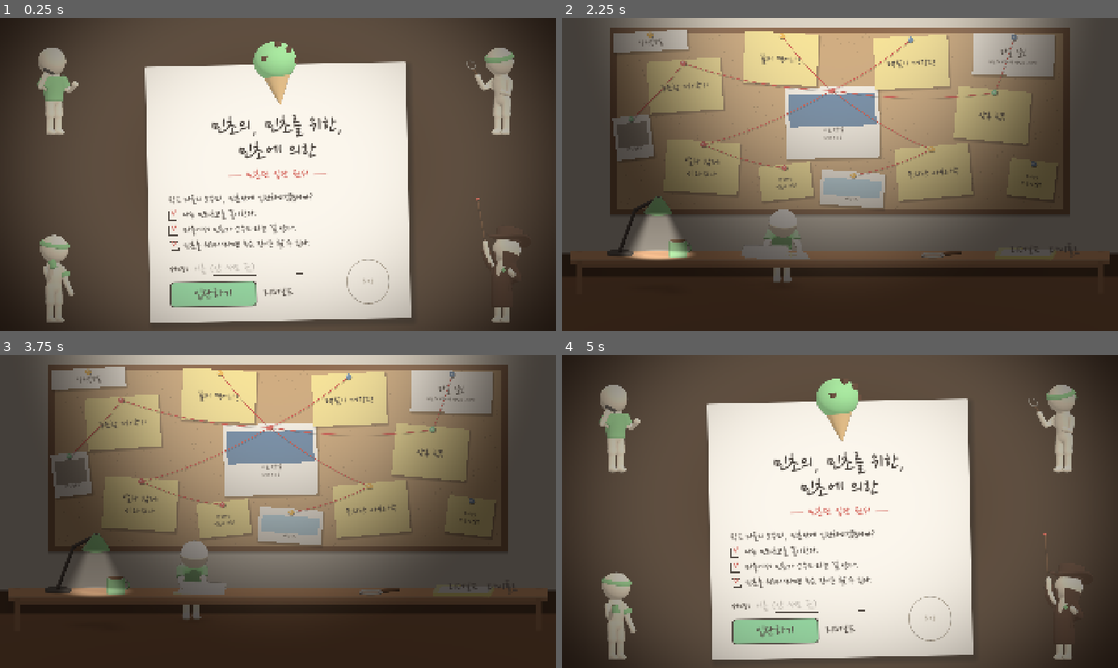
Above: before the commit, frames 1-4 (two rows, left to right).
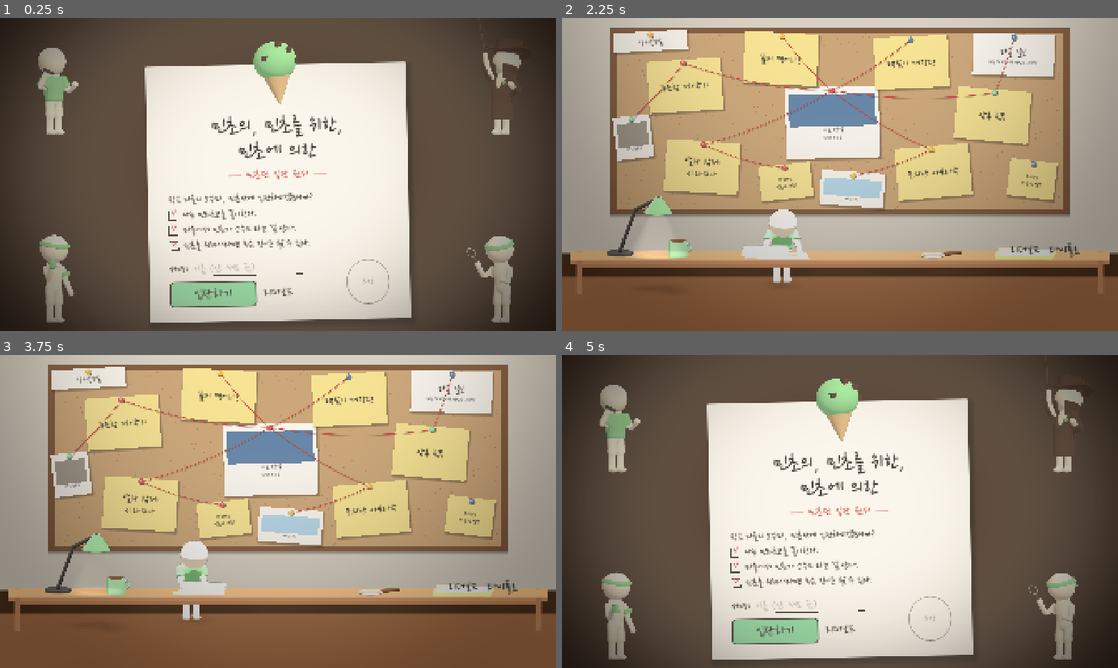
Above: after the commit, the same moments.

Repository: hahaha13791/mincho-game
Game: Godot game, scene res://main/title.tscn
The game is run twice, just before and just after one commit, with the same random seed, the same clock (stepped at 60 frames per second) and the same inputs.
Inputs (mouse positions are in pixels of both pictures, inside the frame that each line leads up to):
- Up to frame 1 (0.25 s): no input
- Up to frame 2 (2.25 s): click (812, 268) at 0.52 s; type "12" at 0.6 s; click "입단하기" at 1.25 s; click "리더보드" at 2 s
- Up to frame 3 (3.75 s): click "리더보드" at 2.75 s; click "돌아가기" at 3.5 s
- Up to frame 4 (5 s): click "타이틀로" at 4.25 s

The runs differ from the first frame. In frame 1, 1.7% of the frame differs, in the area x 83-94%, y 9-93%; in frame 2, 83%; in frame 3, 83%, in the area x 0-100%, y 0-100%; in frame 4, 1.7%.

Commit message:
feat(main): 타이틀 오른쪽 위·아래 주인공 자리 맞바꿈, 작전본부실 조명 밝게
Co-Authored-By: Claude Opus 5.5 <noreply@anthropic.com>

Diff:
--- a/main/hub.gd
+++ b/main/hub.gd
@@ -217,6 +217,9 @@
 	mat.shader = LIGHT_SHADER
 	mat.set_shader_parameter("dark", PALETTE.hideout_dark)
 	mat.set_shader_parameter("warm", PALETTE.lamp_light)
+	mat.set_shader_parameter("max_dark", 0.35) # 기본 0.75는 보드 가장자리가 너무 어둡다
+	mat.set_shader_parameter("warm_alpha", 0.06) # 빛 안쪽도 덜 덮어 더 밝게
+	mat.set_shader_parameter("ceiling_radius", Vector2(1250, 1600))
 	var lamp: PackedVector2Array = desk.lamp_screen_pos()
 	mat.set_shader_parameter("lamp_shade", lamp[0])
 	mat.set_shader_parameter("lamp_pool", lamp[1])
--- a/main/hub/desk.gd
+++ b/main/hub/desk.gd
@@ -50,7 +50,7 @@
 	var sun: DirectionalLight3D = DirectionalLight3D.new() # 위에서 비추는 따뜻한 백색 조명
 	sun.rotation_degrees = Vector3(-78, 12, 0)
 	sun.light_color = PALETTE.lamp_light
-	sun.light_energy = 1.15
+	sun.light_energy = 1.4
 	sun.shadow_enabled = true
 	sun.shadow_opacity = 0.45
 	add_child(sun)
@@ -58,7 +58,7 @@
 	env.background_mode = Environment.BG_CLEAR_COLOR
 	env.ambient_light_source = Environment.AMBIENT_SOURCE_COLOR
 	env.ambient_light_color = PALETTE.lamp_light
-	env.ambient_light_energy = 0.55
+	env.ambient_light_energy = 0.75
 	var we: WorldEnvironment = WorldEnvironment.new()
 	we.environment = env
 	add_child(we)
--- a/main/title.gd
+++ b/main/title.gd
@@ -19,9 +19,9 @@
 # 네 귀퉁이 주인공: 발 위치(3D 단위), 복장 단계(끝낸 작전 수), 행동, 소품. 왼쪽은 오른쪽을, 오른쪽은 왼쪽을 비스듬히 본다
 const CREW: Array[Dictionary] = [
 	{"pos": Vector2(-4.3, 0.75), "stage": 0, "anim": "phone", "prop": &"phone"},
-	{"pos": Vector2(4.3, 0.75), "stage": 2, "anim": "magnifier", "prop": &"magnifier"},
+	{"pos": Vector2(4.3, -2.85), "stage": 2, "anim": "magnifier", "prop": &"magnifier"},
 	{"pos": Vector2(-4.3, -2.85), "stage": 4, "anim": "coffee", "prop": &"mug"},
-	{"pos": Vector2(4.3, -2.85), "stage": GameState.MINIGAME_COUNT, "anim": "point", "prop": &"pointer"},
+	{"pos": Vector2(4.3, 0.75), "stage": GameState.MINIGAME_COUNT, "anim": "point", "prop": &"pointer"},
 ]
 const CREW_TURN: float = 0.6
 const STAMP_SIZE: float = 150.0
